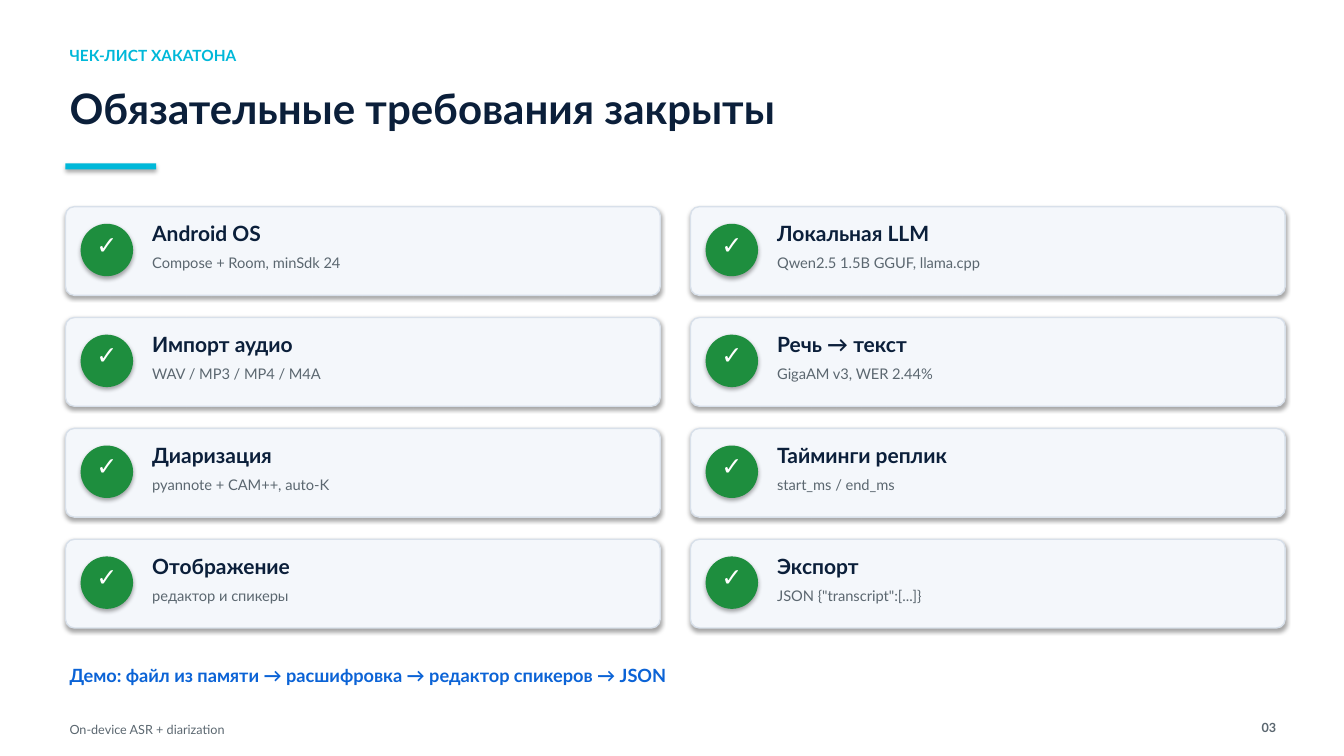
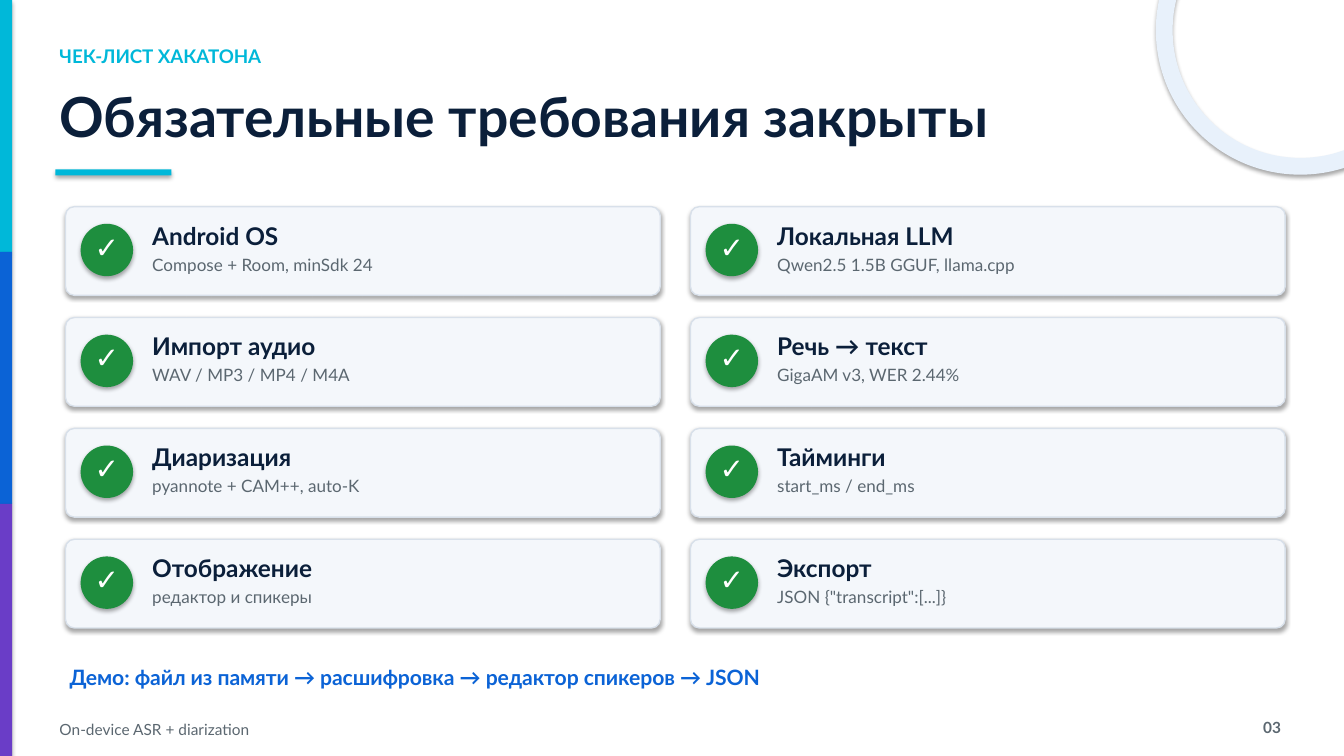
Before and after one commit to VershininSemyon/nuclear_hack_team_corgi, a slide deck: slide 3 of artifacts/hackathon_defense.pptx. Drawn at 1344x756 pixels with LibreOffice and Linux fonts; fonts in the diff are those of the drawing. Boxes give left, top, right and bottom in pixels: in the first picture for what was removed or moved away, otherwise in the second. Text is boxed around its words. In the diff, an @@ line names an element or a change of style, - is before the commit and + after.

Commit message:
Add audio seeking, playback controls, EN localization and new report
- seek bar with pause, replay-from-start and stop; slider hides on stop/finish\n- RU/EN switch on the library screen; UI strings translated\n- editable LLM prompt with reset pinned to the card edge\n- full-width status cards with centered ready/failed dots\n- PDF report expanded with the complete diarization chain\n- deck: larger type, benchmark slide, accent design

```diff
--- a/artifacts/hackathon_defense.pptx
+++ b/artifacts/hackathon_defense.pptx
@@ rectangle added at [0, 0, 12, 252], fill #00B8D9 @@
@@ ellipse added at [1165, 0, 1344, 166], outline #E8F1FB 12 pt @@
@@ text "ЧЕК-ЛИСТ ХАКАТОНА": place and size @@
-text "ЧЕК-ЛИСТ ХАКАТОНА" at [70, 49, 236, 61]
+text "ЧЕК-ЛИСТ ХАКАТОНА" at [59, 49, 261, 63]
@@ text "ЧЕК-ЛИСТ ХАКАТОНА" at [59, 49, 261, 63]: size 11 to 13.3 pt @@
@@ text "Обязательные требования закрыты": place and size @@
-text "Обязательные требования закрыты" at [70, 93, 775, 131]
+text "Обязательные требования закрыты" at [59, 96, 988, 147]
@@ text "Обязательные требования закрыты" at [59, 96, 988, 147]: size 30 to 39.4 pt @@
@@ rectangle: place and size @@
-rectangle at [66, 163, 156, 169]
+rectangle at [55, 169, 171, 175]
@@ rectangle added at [0, 252, 12, 504], fill #0B63D6 @@
@@ text at [777, 448, 885, 466]: text changed; size 15 to 17.4 pt @@
-Тайминги реплик
+Тайминги
@@ rectangle added at [0, 504, 12, 756], fill #6A3DC7 @@
@@ size 18 to 20.9 pt in 8 elements at [81, 225, 133, 270], [706, 225, 758, 270], [81, 336, 133, 381], [706, 336, 758, 381], [81, 447, 133, 492], [706, 447, 758, 492], [81, 558, 133, 603], [706, 558, 758, 603] @@
@@ size 15 to 17.4 pt in 7 elements at [152, 227, 278, 245], [777, 227, 953, 246], [152, 337, 315, 360], [777, 337, 928, 355], [152, 448, 291, 471], [152, 559, 312, 581], [777, 559, 872, 581] @@
@@ size 10.5 to 12.2 pt in 8 elements at [152, 258, 373, 274], [777, 258, 1014, 274], [152, 368, 349, 381], [777, 368, 959, 384], [152, 479, 359, 495], [777, 479, 914, 495], [152, 594, 312, 606], [777, 590, 946, 606] @@
@@ text "Демо: файл из памяти → ..." at [70, 669, 760, 689]: size 13 to 15.1 pt @@
@@ text "On-device ASR + diarization": place and size @@
-text "On-device ASR + diarization" at [70, 724, 225, 734]
+text "On-device ASR + diarization" at [59, 723, 249, 735]
@@ text "On-device ASR + diarization" at [59, 723, 249, 735]: size 9 to 11 pt @@
@@ text "03" at [1263, 722, 1281, 733]: size 9 to 11 pt @@
```
Also in this commit, not shown: 10 other slides changed, 1 slide added, 1 slide removed, 8 other files.
